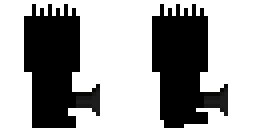
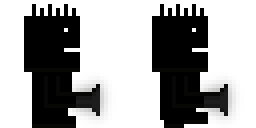
Two versions of the same layered image (256x128). Layer-by-layer changes:
removed layer "Pasted Layer" over <box>24,28,228,128</box>
showed "player.png", moved it above "player_w.png", painted on it over <box>24,28,232,128</box>
renamed "player" to "player_w.png", painted on it over <box>24,28,240,128</box>
